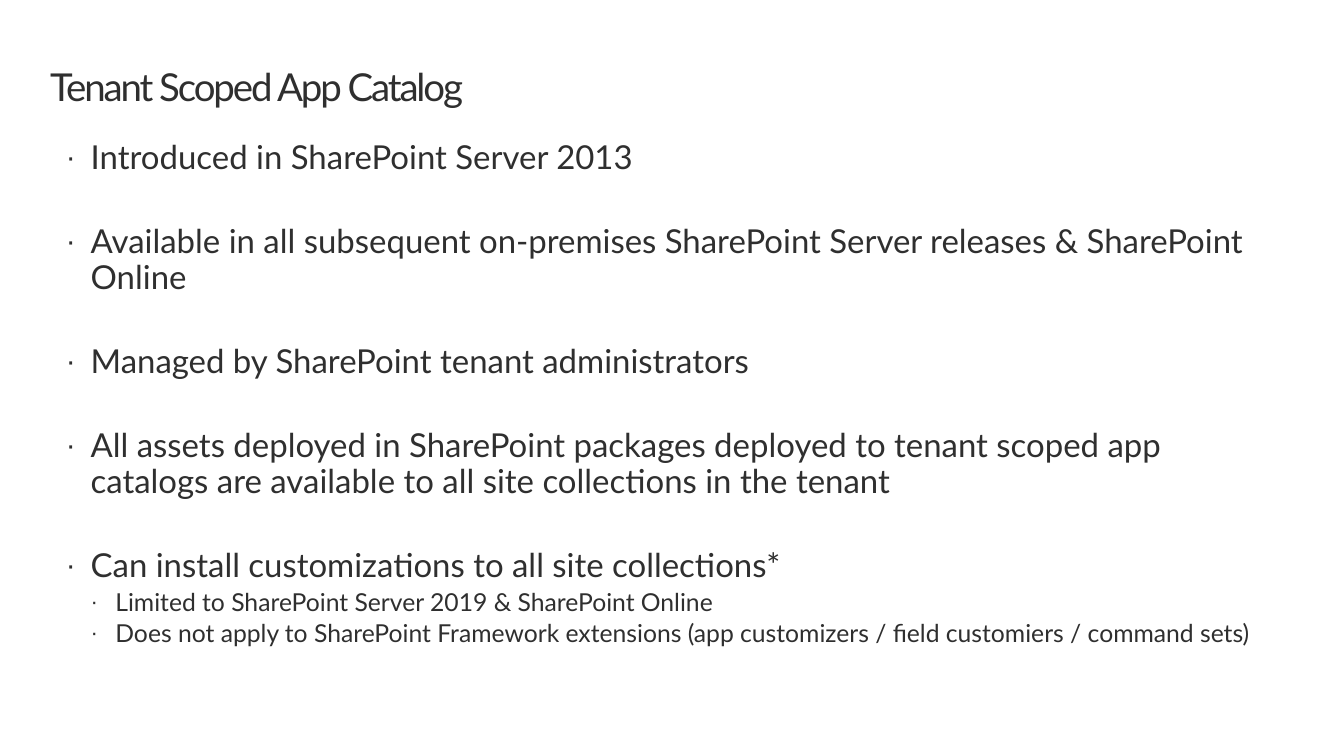
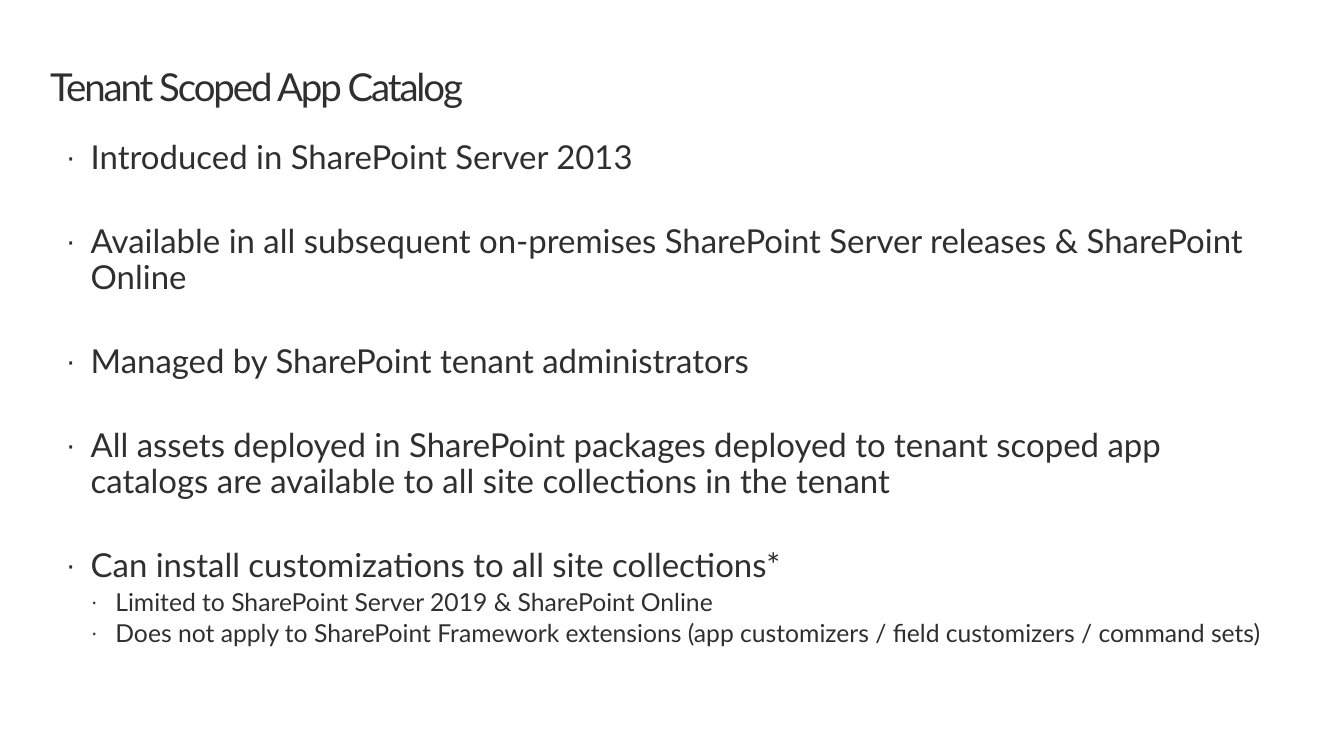
Before and after one commit to raidenwilliams86/deployment-sp-dev-training-spfx-sharepoint-dev, a slide deck: slide 3 of 02-appcatalogs.pptx. Drawn at 1344x756 pixels with LibreOffice and Linux fonts; fonts in the diff are those of the drawing; background and template pictures are left out. Boxes give left, top, right and bottom in pixels: in the first picture for what was removed or moved away, otherwise in the second. Text is boxed around its words. In the diff, an @@ line names an element or a change of style, - is before the commit and + after.

Commit message:
Update slide deck for Ex 2

```diff
--- a/02-appcatalogs.pptx
+++ b/02-appcatalogs.pptx
@@ text at [115, 623, 1260, 647]: text changed @@
-  · Does not apply to SharePoint Framework extensions (app customizers / field customiers / command sets)
+  · Does not apply to SharePoint Framework extensions (app customizers / field customizers / command sets)
```
